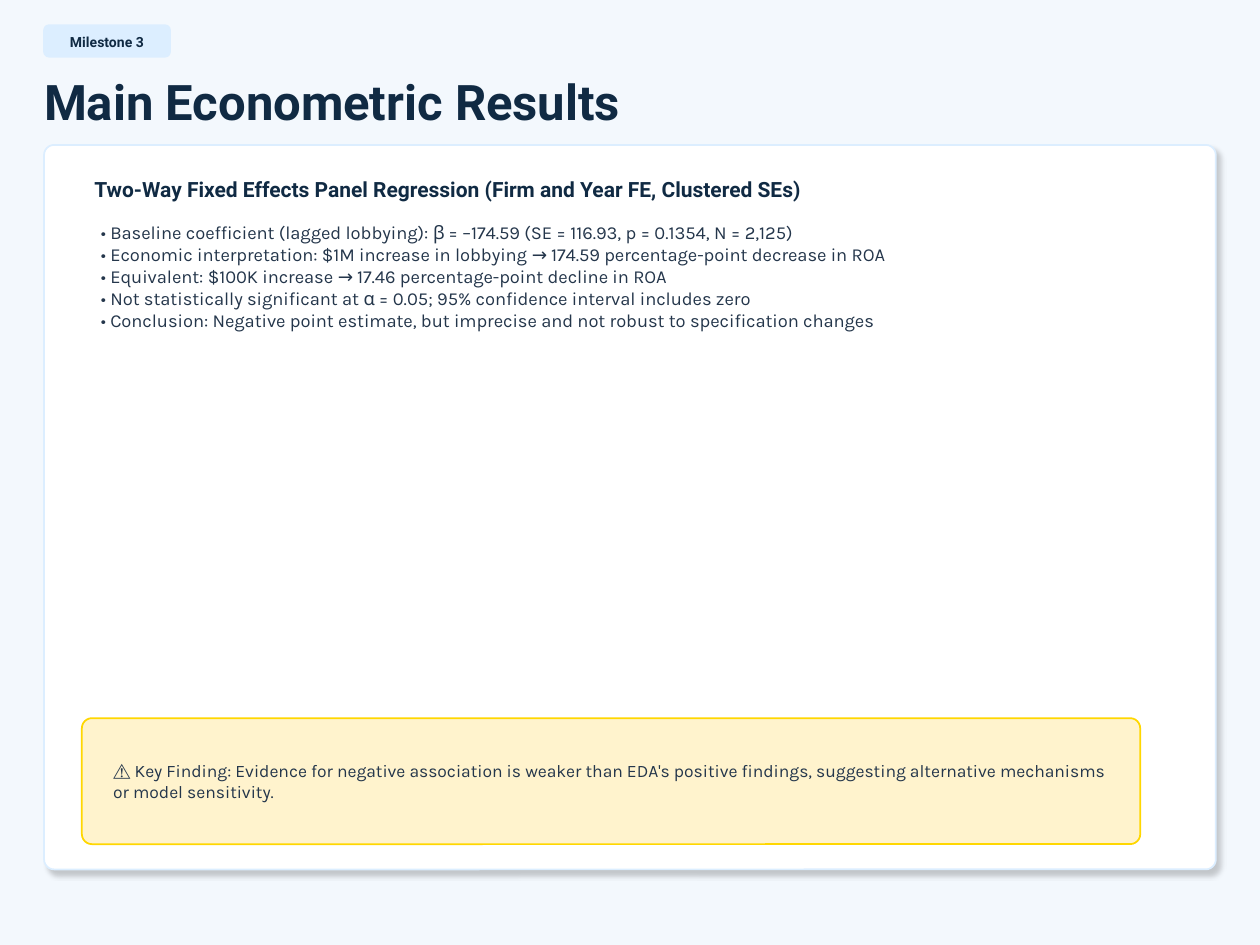
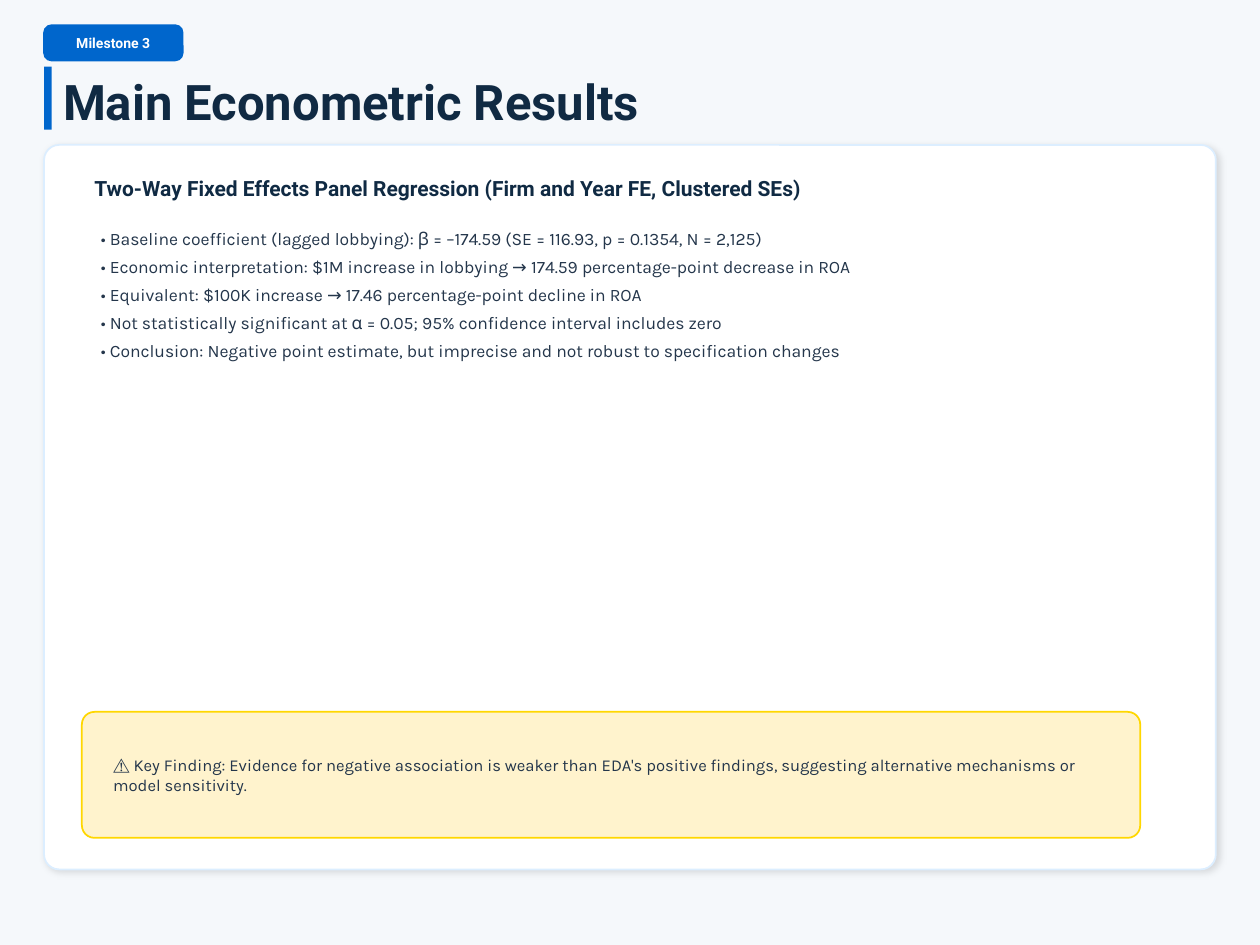
Before and after one commit to Dr-Seagraves/qm2023-capstone-silly-geese, a slide deck: slide 6 of results/reports/Capstone_Research_Presentation.pptx. Drawn at 1260x945 pixels with LibreOffice and Linux fonts; fonts in the diff are those of the drawing. Boxes give left, top, right and bottom in pixels: in the first picture for what was removed or moved away, otherwise in the second. Text is boxed around its words. In the diff, an @@ line names an element or a change of style, - is before the commit and + after.

Commit message:
Enhance presentation with modern navy/light blue design and improved visual cohesion

```diff
--- a/results/reports/Capstone_Research_Presentation.pptx
+++ b/results/reports/Capstone_Research_Presentation.pptx
@@ background #F3F8FD to #F5F8FB @@
@@ text "Milestone 3" at <box>76,37,150,48</box>: text colour #102A43 to #FFFFFF @@
@@ rounded rectangle: place and size @@
-rounded rectangle at <box>44,25,170,57</box>
+rounded rectangle at <box>44,25,183,60</box>
@@ rounded rectangle at <box>44,25,183,60</box>: fill #DCEEFF to #0066CC; outline #DCEEFF 1 pt to #0066CC 1 pt; proportions changed @@
@@ rectangle added at <box>44,67,52,130</box>, fill #0066CC @@
@@ text "Main Econometric Results": place and size @@
-text "Main Econometric Results" at <box>44,83,620,121</box>
+text "Main Econometric Results" at <box>63,83,639,121</box>
@@ rounded rectangle at <box>44,145,1216,869</box>: shadow changed; proportions changed @@
@@ text "• Baseline coefficient (lagged lobbying): ..." at <box>110,231,850,362</box>: size 10.5 to 10 pt; line spacing 1 to 16pt @@
@@ rounded rectangle: place and size @@
-rounded rectangle at <box>82,718,1140,844</box>
+rounded rectangle at <box>82,712,1140,838</box>
@@ rounded rectangle at <box>82,712,1140,838</box>: proportions changed @@
@@ text "⚠ Key Finding: Evidence for ..." at <box>113,759,1075,795</box>: size 10 to 9.5 pt @@
```
Also in this commit, not shown: 10 other slides changed, 2 slides added, 2 slides removed, 1 other file.
